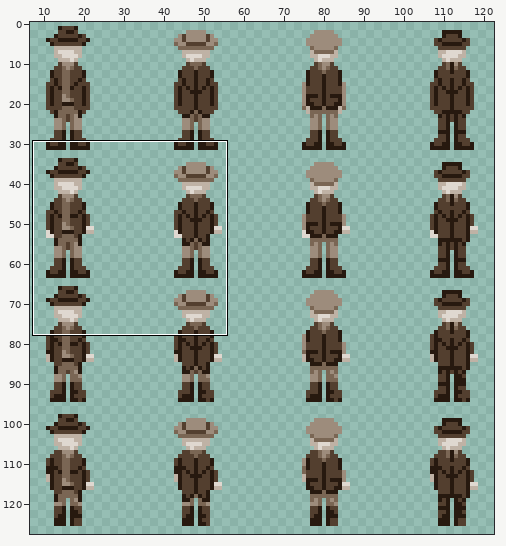
One commit to this sprite sheet: front.png. Above, an overview of the earlier version with the close-up marked.
Close-up. Old version:
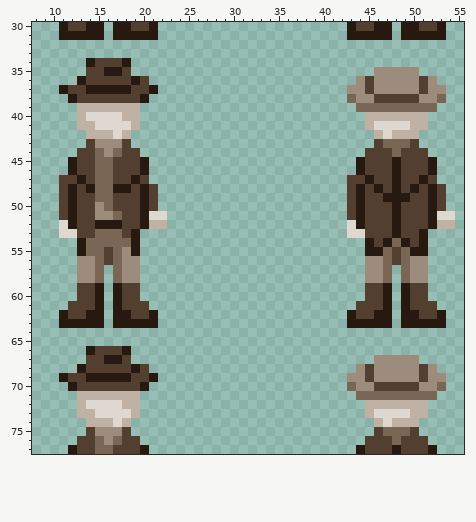
The file is 256x256 pixels, drawn in blocks of 2x2; one block is one cell here. Shown: x 8..55, y 30..77. The wide view leaves out empty margins. The commit also changed other parts of the picture, which this record leaves out.
After:
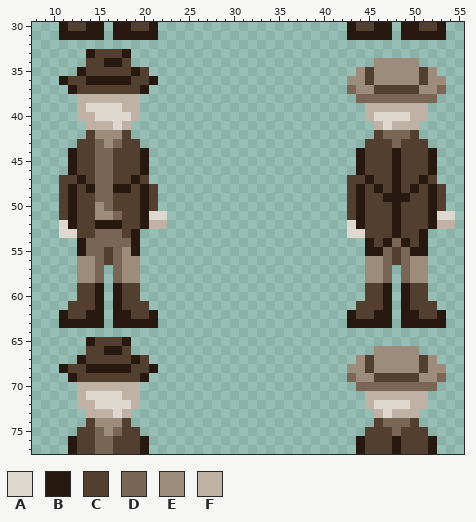
Palette (. is transparent): A #dfd8d0  B #27190f  C #533f2f  D #7a6654  E #9d8c7c  F #bfb2a5
What changed:
Colour A replaces colour F in row 39 at x 14 to 17; in row 40 at x 18 and 46 to 49; in row 71 at x 14 to 17; in row 72 at x 18 and 46 to 49.
Colour B is added in row 33 at x 14 and 18; in row 35 at x 13 and 19; in row 36 at x 11 and 21; in row 44 at x 12, 20, 44 and 52; in row 65 at x 14 and 18; in row 67 at x 13 and 19.
Colour B is added in row 68 at x 11 and 21; in row 76 at x 12, 20, 44 and 52.
Colour B replaces colour C in row 34 at x 16 to 17; in row 36 at x 14 to 18; in row 37 at x 12 and 20; in row 66 at x 16 to 17; in row 68 at x 14 to 18; in row 69 at x 12 and 20.
Colour B replaces colour D in row 44 at x 48; in row 76 at x 48.
Colour C is added in row 33 at x 15 to 17; in row 35 at x 20, 45 and 51; in row 36 at x 12; in row 43 at x 13, 19, 45 and 51; in row 65 at x 15 to 17; in row 67 at x 20, 45 and 51.
Colour C is added in row 68 at x 12; in row 75 at x 13, 19, 45 and 51.
Colour C replaces colour B in row 34 at x 14 and 18; in row 35 at x 16 to 17; in row 36 at x 13 and 19; in row 37 at x 14 to 18; in row 66 at x 14 and 18; in row 67 at x 16 to 17.
Colour C replaces colour B in row 68 at x 13 and 19; in row 69 at x 14 to 18.
Colour C replaces colour D in row 43 at x 47 and 49; in row 44 at x 17; in row 75 at x 47 and 49; in row 76 at x 17.
Colour C replaces colour E in row 37 at x 46 to 50; in row 69 at x 46 to 50.
Colour C replaces colour F in row 42 at x 14, 18, 46 and 50; in row 74 at x 14, 18, 46 and 50.
Colour D replaces colour A in row 42 at x 47; in row 74 at x 47.
Colour D replaces colour C in row 38 at x 46 to 50; in row 70 at x 46 to 50.
Colour D replaces colour E in row 37 at x 43 and 53; in row 38 at x 44 to 45 and 51 to 52; in row 43 at x 15 and 17; in row 44 at x 16; in row 69 at x 43 and 53; in row 70 at x 44 to 45 and 51 to 52.
Colour D replaces colour E in row 75 at x 15 and 17; in row 76 at x 16.
Colour D replaces colour F in row 42 at x 48 to 49; in row 74 at x 48 to 49.
Colour E is added in row 34 at x 46 to 50; in row 35 at x 44 and 52; in row 36 at x 43 and 53; in row 66 at x 46 to 50; in row 67 at x 44 and 52; in row 68 at x 43 and 53.
Colour E replaces colour A in row 42 at x 17; in row 74 at x 17.
Colour E replaces colour C in row 37 at x 45 and 51; in row 69 at x 45 and 51.
Colour E replaces colour F in row 42 at x 15 to 16; in row 74 at x 15 to 16.
Colour F replaces colour A in row 40 at x 14; in row 41 at x 15 to 16, 18, 46 and 48 to 49; in row 72 at x 14; in row 73 at x 15 to 16, 18, 46 and 48 to 49.
Colour F replaces colour C in row 38 at x 13 to 19; in row 70 at x 13 to 19.
Colour F replaces colour D in row 39 at x 45 to 51; in row 71 at x 45 to 51.
The edit erases colour B in row 37 at x 11 and 21; in row 38 at x 12 and 20; in row 69 at x 11 and 21; in row 70 at x 12 and 20.
The edit erases colour D in row 38 at x 43 and 53; in row 39 at x 44 and 52; in row 70 at x 43 and 53; in row 71 at x 44 and 52.
The edit erases colour F in row 41 at x 13, 19, 45 and 51; in row 73 at x 13, 19, 45 and 51.
